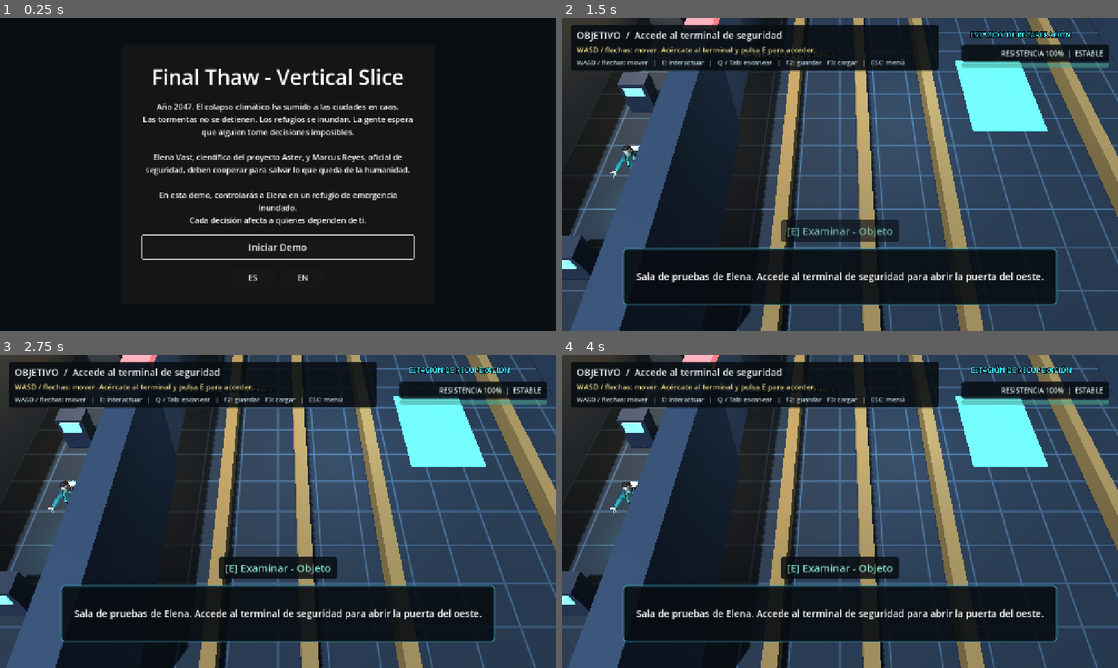
Above: before the commit, frames 1-4 (two rows, left to right).
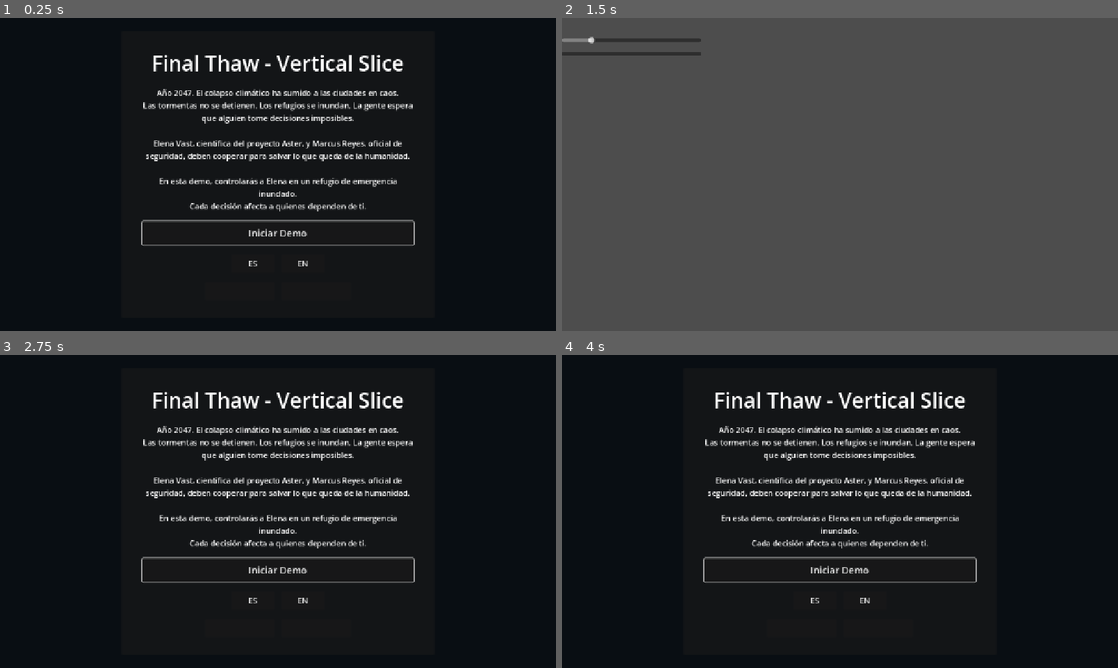
Above: after the commit, the same moments.

Repository: xabiervc/final-thaw
Game: Godot game, scene res://scenes/ui/main_menu.tscn
The game is run twice, just before and just after one commit, with the same random seed, the same clock (stepped at 60 frames per second) and the same inputs.
Inputs (mouse positions are in pixels of both pictures, inside the frame that each line leads up to):
- Up to frame 1 (0.25 s): no input
- Up to frame 2 (1.5 s): click (801, 290) at 0.52 s; click (840, 246) at 1.25 s, where only the run before the commit has a clickable "Iniciar Demo"
- Up to frame 3 (2.75 s): click (66, 392) at 2.02 s
- Up to frame 4 (4 s): click (878, 627) at 2.77 s; click (562, 380) at 3.52 s

The runs differ from the first frame. In frame 1, 9.0% of the frame differs, in the area x 25-75%, y 11-84%; in frame 2, 95%, in the area x 0-100%, y 0-100%; in frame 3, 65%; in frame 4, 65%.
Error after the commit: Invalid call. Nonexistent function 'get_menu_options_button' in base 'Node (narrative_text_manager.gd)'. (res://scripts/ui/main_menu.gd:105)

Commit message:
fix(ui): restore options and credits menu contract

Diff:
--- a/scripts/ui/credits.gd
+++ b/scripts/ui/credits.gd
@@ -13,11 +13,21 @@
 	vbox.add_theme_constant_override("separation", 16)
 	center.add_child(vbox)
 	var lbl := Label.new()
-	lbl.text = "FINAL THAW\nPrototipo Fase 0"
+	lbl.text = _title_text()
 	lbl.horizontal_alignment = HORIZONTAL_ALIGNMENT_CENTER
+	lbl.add_theme_font_size_override("font_size", int(28.0 * clampf(GameManager.font_scale, 0.75, 2.0)))
 	vbox.add_child(lbl)
 	var back := Button.new()
-	back.text = "Volver"
+	back.text = _back_text()
+	back.add_theme_font_size_override("font_size", int(18.0 * clampf(GameManager.font_scale, 0.75, 2.0)))
 	back.pressed.connect(func(): GameManager.change_scene("res://scenes/ui/main_menu.tscn"))
 	vbox.add_child(back)
 	back.grab_focus()
+
+func _title_text() -> String:
+	var text: String = NarrativeTextManager.get_credits_title()
+	return text if not text.is_empty() else ("FINAL THAW\nPrototipo Fase 0" if NarrativeTextManager.current_locale == "es" else "FINAL THAW\nPhase 0 Prototype")
+
+func _back_text() -> String:
+	var text: String = NarrativeTextManager.get_options_back_button()
+	return text if not text.is_empty() else ("Volver" if NarrativeTextManager.current_locale == "es" else "Back")
--- a/scripts/ui/main_menu.gd
+++ b/scripts/ui/main_menu.gd
@@ -2,6 +2,8 @@
 class_name MainMenu
 
 const LEVEL_PATH := "res://scenes/levels/elena_test_room.tscn"
+const OPTIONS_PATH := "res://scenes/ui/options_menu.tscn"
+const CREDITS_PATH := "res://scenes/ui/credits.tscn"
 const BOX := "CenterContainer/Panel/MarginContainer/VBoxContainer"
 
 @onready var title_label: Label = get_node(BOX + "/TitleLabel")
@@ -26,7 +28,37 @@
 	lang_en_button.pressed.connect(_on_lang_en_pressed)
 	start_button.pressed.connect(_on_start_pressed)
 	start_button.grab_focus()
+	_create_secondary_buttons()
 	_apply_language(current_locale)
+
+func _create_secondary_buttons() -> void:
+	var box: VBoxContainer = get_node(BOX)
+	var row := HBoxContainer.new()
+	row.name = "SecondaryRow"
+	row.alignment = BoxContainer.ALIGNMENT_CENTER
+	row.add_theme_constant_override("separation", 16)
+	box.add_child(row)
+	box.move_child(row, box.get_child_count() - 1)
+
+	var options_button := Button.new()
+	options_button.name = "OptionsButton"
+	options_button.text = _options_text()
+	options_button.custom_minimum_size = Vector2(160, 42)
+	options_button.add_to_group("menu_button")
+	options_button.pressed.connect(_on_options_pressed)
+	row.add_child(options_button)
+
+	var credits_button := Button.new()
+	credits_button.name = "CreditsButton"
+	credits_button.text = _credits_text()
+	credits_button.custom_minimum_size = Vector2(160, 42)
+	credits_button.add_to_group("menu_button")
+	credits_button.pressed.connect(_on_credits_pressed)
+	row.add_child(credits_button)
+
+	start_button.add_to_group("menu_button")
+	lang_es_button.add_to_group("menu_button")
+	lang_en_button.add_to_group("menu_button")
 
 func _apply_font_scale() -> void:
 	var scale := clampf(GameManager.font_scale, 0.75, 2.0)
@@ -49,6 +81,7 @@
 	base_context = _context_text()
 	start_button.text = _start_text()
 	_refresh_context()
+	_refresh_secondary_buttons()
 
 func _title_text() -> String:
 	var t: String = NarrativeTextManager.get_menu_title().replace("\n", " - ")
@@ -68,6 +101,14 @@
 		return t
 	return "Iniciar Demo" if current_locale == "es" else "Start Demo"
 
+func _options_text() -> String:
+	var t: String = NarrativeTextManager.get_menu_options_button()
+	return t if not t.is_empty() else ("Opciones" if current_locale == "es" else "Options")
+
+func _credits_text() -> String:
+	var t: String = NarrativeTextManager.get_menu_credits_button()
+	return t if not t.is_empty() else ("Créditos" if current_locale == "es" else "Credits")
+
 func _refresh_context() -> void:
 	var lines: Array[String] = [base_context]
 	var game_state = get_node_or_null("/root/GameStateManager")
@@ -83,6 +124,14 @@
 			lines.append(NarrativeTextManager.get_shelter_previous_state() + "\n" + "\n".join(prior))
 	context_label.text = "\n\n".join(lines)
 
+func _refresh_secondary_buttons() -> void:
+	var options_button := get_node_or_null(BOX + "/SecondaryRow/OptionsButton") as Button
+	var credits_button := get_node_or_null(BOX + "/SecondaryRow/CreditsButton") as Button
+	if options_button != null:
+		options_button.text = _options_text()
+	if credits_button != null:
+		credits_button.text = _credits_text()
+
 func _on_lang_es_pressed() -> void:
 	_apply_language("es")
 
@@ -91,3 +140,9 @@
 
 func _on_start_pressed() -> void:
 	get_tree().change_scene_to_file(LEVEL_PATH)
+
+func _on_options_pressed() -> void:
+	get_tree().change_scene_to_file(OPTIONS_PATH)
+
+func _on_credits_pressed() -> void:
+	get_tree().change_scene_to_file(CREDITS_PATH)
--- a/scripts/ui/options_menu.gd
+++ b/scripts/ui/options_menu.gd
@@ -13,7 +13,7 @@
 	vbox.add_theme_constant_override("separation", 16)
 	center.add_child(vbox)
 	var lbl := Label.new()
-	lbl.text = "Escala de texto: %.2f" % GameManager.font_scale
+	lbl.text = _scale_text()
 	vbox.add_child(lbl)
 	var slider := HSlider.new()
 	slider.min_value = 0.75
@@ -23,12 +23,23 @@
 	slider.custom_minimum_size = Vector2(320, 24)
 	slider.value_changed.connect(func(v):
 		GameManager.font_scale = v
-		lbl.text = "Escala de texto: %.2f" % v)
+		lbl.text = _scale_text())
 	vbox.add_child(slider)
 	var back := Button.new()
-	back.text = "Volver"
+	back.text = _back_text()
+	back.add_theme_font_size_override("font_size", int(18.0 * clampf(GameManager.font_scale, 0.75, 2.0)))
 	back.pressed.connect(func():
 		GameManager.save_game(0)
 		GameManager.change_scene("res://scenes/ui/main_menu.tscn"))
 	vbox.add_child(back)
 	back.grab_focus()
+
+func _scale_text() -> String:
+	var template: String = NarrativeTextManager.get_options_text_scale()
+	if template.is_empty():
+		template = "Text scale: %.2f"
+	return template % GameManager.font_scale
+
+func _back_text() -> String:
+	var text: String = NarrativeTextManager.get_options_back_button()
+	return text if not text.is_empty() else ("Volver" if NarrativeTextManager.current_locale == "es" else "Back")
